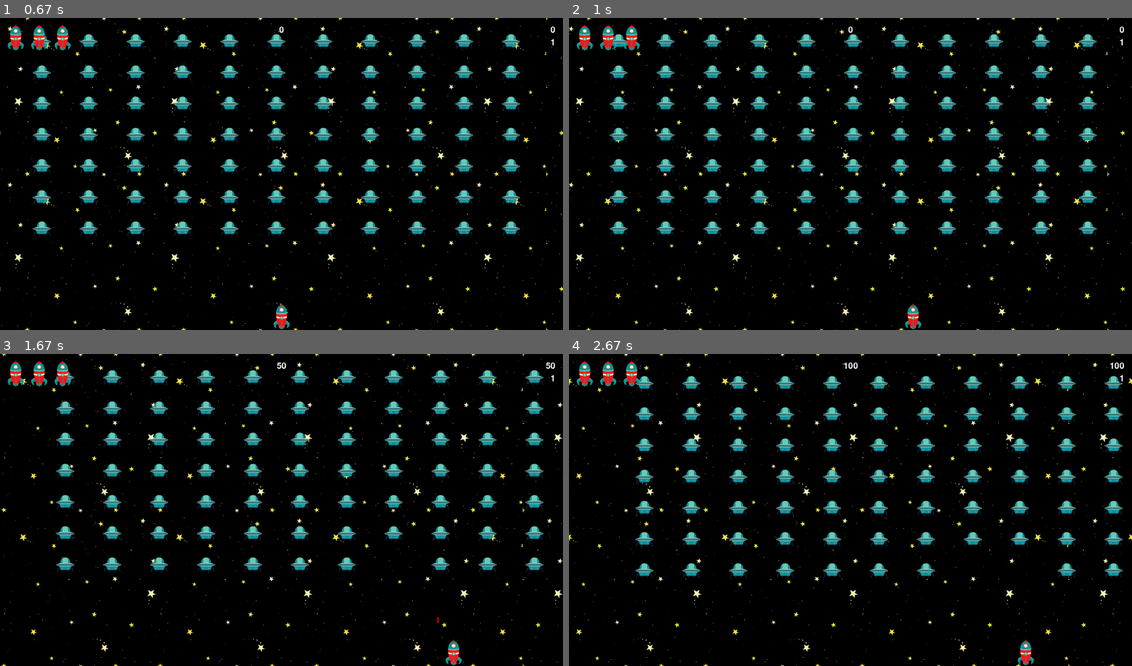
Above: before the commit, frames 1-4 (two rows, left to right).
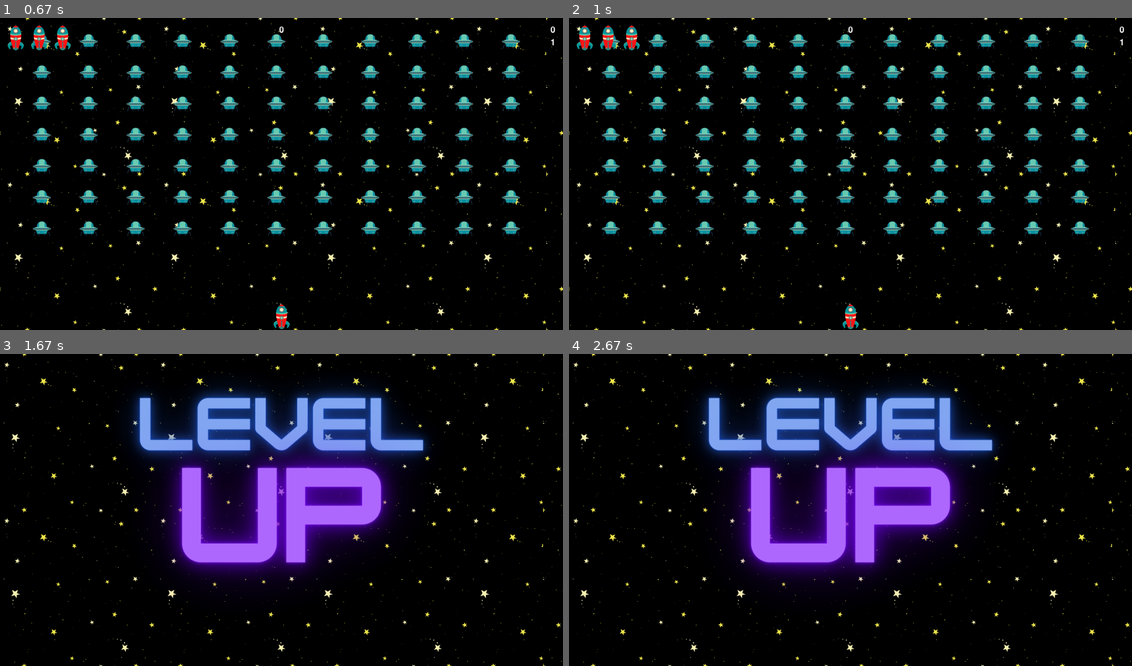
Above: after the commit, the same moments.

Repository: galileaalmaraz/Alien-Invasion
Game: pygame game, started from alien_invasion.py
Same seed, same stepped clock (60 frames per second), same inputs: the game is played once before the commit and once after it.
Inputs:
- Up to frame 1 (0.67 s): click "PLAY" at 0.38 s
- Up to frame 2 (1 s): hold K from 0.67 s (still down); hold Right from 0.67 s (still down)
- Up to frame 3 (1.67 s): release K at 1.13 s; release Right at 1.13 s; hold N from 1.22 s (still down); hold Right from 1.22 s (still down); tap Space at 1.28, 1.58 s
- Up to frame 4 (2.67 s): release N at 1.68 s; release Right at 1.68 s

Frame 1 is identical in both runs. In frame 2, 13% of the frame differs, in the area x 0-100%, y 0-100%; in frame 3, 32%; in frame 4, 32%.

Commit message:
added support for taking username and saving data about games

Diff:
--- a/game_functions.py
+++ b/game_functions.py
@@ -4,6 +4,9 @@
 import pygame
 
 from repeated_timer import RepeatedTimer
+
+from pygame_textinput import TextInput
+from text_message import Message
 
 from bullet import Bullet
 from alien import Alien
@@ -40,6 +43,18 @@
             stats.close_asteroids_timer()
             sys.exit()
         elif event.type == pygame.KEYDOWN:
+            # debugging
+            if event.key == pygame.K_k:
+                ship_hit(
+                    ai_settings, screen, stats, sb, ship, aliens, bullets, asteroids
+                )
+            # debugging
+            if event.key == pygame.K_n:
+                aliens.empty()
+                check_bullet_alien_collisions(
+                    ai_settings, screen, stats, sb, ship, aliens, bullets, asteroids
+                )
+            # debugging
             check_keydown_events(event, ai_settings, screen, ship, bullets)
         elif event.type == pygame.KEYUP:
             check_keyup_events(event, ship)
@@ -131,6 +146,16 @@
     screen.blit(levelup_image, (0, 0))
 
 
+def draw_background_image(screen):
+    bg_image = pygame.image.load("./assets/stars.png")
+    screen.blit(bg_image, (0, 0))
+
+
+def draw_saveusername_page(screen):
+    saveusername_image = pygame.image.load("./assets/save_username.png")
+    screen.blit(saveusername_image, (0, 0))
+
+
 def update_screen(
     ai_settings, screen, stats, sb, ship, aliens, bullets, asteroids, play_button
 ):
@@ -155,6 +180,12 @@
             draw_home_page(screen)
         else:
             draw_gameover_page(screen)
+            if not stats.is_new_game:
+                pygame.display.flip()
+                sleep(2)
+                username = ask_player_for_username(screen, stats)
+                stats.set_username(username)
+                stats.end_game()
         play_button.draw_button()
 
     # Make the most recently drawn screen visible.
@@ -234,6 +265,46 @@
     for alien in aliens.sprites():
         alien.rect.y += ai_settings.fleet_drop_speed
     ai_settings.fleet_direction *= -1
+
+
+def ask_player_for_username(screen, stats):
+    fontsize = 35
+    inputfield = TextInput(
+        "USERNAME",
+        font_family="Ariel",
+        text_color=pygame.Color("white"),
+        cursor_color=pygame.Color("red"),
+        font_size=fontsize,
+    )
+    username = None
+    myfont = pygame.font.SysFont("sans serif", fontsize)
+    message = Message(
+        (550, 550),
+        "Type your name & press Enter",
+        font=myfont,
+        color=pygame.Color("green"),
+    )
+
+    while True:
+        draw_background_image(screen)
+        draw_saveusername_page(screen)
+        events = pygame.event.get()
+        for event in events:
+            if event.type == pygame.QUIT:
+                stats.close_asteroids_timer()
+                sys.exit()
+
+        if inputfield.update(events):
+            username = inputfield.get_text()
+            break
+
+        screen.blit(
+            inputfield.get_surface(),
+            (650, 500),
+        )
+        message.blitme(screen)
+        pygame.display.update()
+    return username
 
 
 def ship_hit(ai_settings, screen, stats, sb, ship, aliens, bullets, asteroids):
--- a/game_stats.py
+++ b/game_stats.py
@@ -1,3 +1,7 @@
+import datetime
+from score import GameScore
+
+
 class GameStats:
     """Track statistics for Alien Invasion."""
 
@@ -20,6 +24,44 @@
         # A game count that will indicate whether the player has lost any games
         self.games_count = 0
 
+    def get_level(self):
+        return self._level
+
+    def set_level(self, new_level):
+        if hasattr(self, "_level"):
+            self._level_end_time = datetime.datetime.now()
+            self.record_level_data()
+        self._level = new_level
+        self._level_start_time = datetime.datetime.now()
+        self._level_end_time = None
+        self._level_score = 0
+
+    level = property(get_level, set_level)
+
+    def get_score(self):
+        return self._score
+
+    def set_score(self, new_score):
+        if hasattr(self, "_score"):
+            old_score = self._score
+            diff = new_score - old_score
+            self._level_score += diff
+        self._score = new_score
+
+    score = property(get_score, set_score)
+
+    def get_level_times(self):
+        return self._level_start_time, self._level_end_time
+
+    def get_level_score(self):
+        return self._level_score
+
+    def record_level_data(self):
+        start, end = self.get_level_times()
+        self.current_game_score.add_level(
+            self.level, start, end, self.get_level_score()
+        )
+
     def increase_game_count(self):
         self.games_count += 1
 
@@ -28,7 +70,10 @@
         self.ships_left = self.ai_settings.ship_limit
         self.score = 0
         self.level = 1
+        self.username = None
+        self.current_game_score = GameScore(self.username)
         self.close_asteroids_timer()
+        self.is_new_game = False
 
     def close_asteroids_timer(self):
         if self.asteroids_timer is not None:
@@ -37,3 +82,12 @@
 
     def set_asteroids_timer(self, timer):
         self.asteroids_timer = timer
+
+    def set_username(self, username):
+        self.username = username
+
+    def end_game(self):
+        assert self.username is not None
+        self.current_game_score.username = self.username
+        self.current_game_score.save()
+        self.is_new_game = True
--- a/score.py
+++ b/score.py
@@ -1,35 +1,52 @@
-import csv
+import json
+import datetime as dt
 
 
 class GameScore:
-    CSV_FILENAME = "./scores.csv"
-    FIELDNAMES = ["username", "duration", "score"]
+    JSON_FILENAME = "./scores.json"
+    FIELDNAMES = ["username", "levels"]
+    EMPTY_lEVEL = {"level": None, "duration": None, "score": None}
 
-    def __init__(self, username, duration, score):
+    def __init__(self, username):
         self.username = username
-        self.duration = duration
-        self.score = score
+        self.levels = []
+
+    def add_level(self, level, starttime, endtime, score):
+        new_level_data = dict()
+        new_level_data["level"] = level
+        new_level_data["starttime"] = starttime
+        new_level_data["endtime"] = endtime
+        new_level_data["score"] = score
+        self.levels.append(new_level_data)
+
+    def _is_file_clear(self):
+        with open(self.JSON_FILENAME, "r") as f:
+            data = f.read()
+        if data.strip() == "":
+            return True
+        return False
 
     def _get_self_dict(self):
-        return {field: getattr(self, field) for field in self.FIELDNAMES}
-
-    def _does_header_exist(self):
-        header_exists = False
-        with open(self.CSV_FILENAME, "r") as f:
-            if f.readline().strip().split(",") == self.FIELDNAMES:
-                header_exists = True
-        return header_exists
+        mydict = {field: getattr(self, field) for field in self.FIELDNAMES}
+        return mydict
 
     def save(self):
-        with open(self.CSV_FILENAME, "a") as f:
-            writer = csv.DictWriter(f, fieldnames=self.FIELDNAMES)
-            if not self._does_header_exist():
-                writer.writeheader()
-            writer.writerow(self._get_self_dict())
+        if self._is_file_clear():
+            with open(self.JSON_FILENAME, "w") as f:
+                f.write("[]")
+
+        with open(self.JSON_FILENAME, "r") as f:
+            records = json.load(f)
+
+        records.append(self._get_self_dict())
+
+        with open(self.JSON_FILENAME, "w") as f:
+            json.dump(records, f, default=str)
 
 
 def main():
-    score = GameScore("Mena", 312, 312313)
+    score = GameScore("Mena")
+    score.add_level(2, dt.datetime.now(), dt.datetime.now(), 1400)
     score.save()
 
 
--- a/scores.csv
+++ /dev/null
@@ -1,16 +0,0 @@
-username,duration,score
-Mena,312,312313
-Mena,312,312313
-Mena,312,312313
-Mena,312,312313
-Mena,312,312313
-Mena,312,312313
-Mena,312,312313
-Mena,312,312313
-Mena,312,312313
-Mena,312,312313
-Mena,312,312313
-Mena,312,312313
-Mena,312,312313
-Mena,312,312313
-Mena,312,312313
--- /dev/null
+++ b/scores.json
@@ -0,0 +1 @@
+[{ "username": "Mena Filfil", "levels": [] }]
--- /dev/null
+++ b/text_message.py
@@ -0,0 +1,48 @@
+import pygame
+
+
+def mktext(text, font, color):
+    """Render a text.
+
+    Parameters
+    ----------
+    text : str
+    font : tuple (font object, size)
+    """
+    return font.render(text, True, color)
+
+
+class Message(pygame.sprite.Sprite):
+    """A simple text message sprite.
+
+    Message(pos, text="", font=params.BODY_FONT) -> Message
+
+    Parameters
+    ----------
+    pos : (float, float)
+    text : str
+    font : (font object, size)
+        Default is BODY_FONT.
+    """
+
+    image = None
+    rect = None
+
+    def __init__(self, pos, text, font, color):
+        super().__init__()
+        self._text = text
+        self.font = font
+        self.image = mktext(text, font, color)
+        self.pos = pos
+
+    def get_text(self):
+        return self._text
+
+    def set_text(self, text):
+        self._text = text
+        self.image = mktext(text, self.font)
+
+    text = property(get_text, set_text)
+
+    def blitme(self, screen):
+        screen.blit(self.image, self.pos)
Binary file changed: assets/save_username.png
Binary file removed: save_username copy.png
